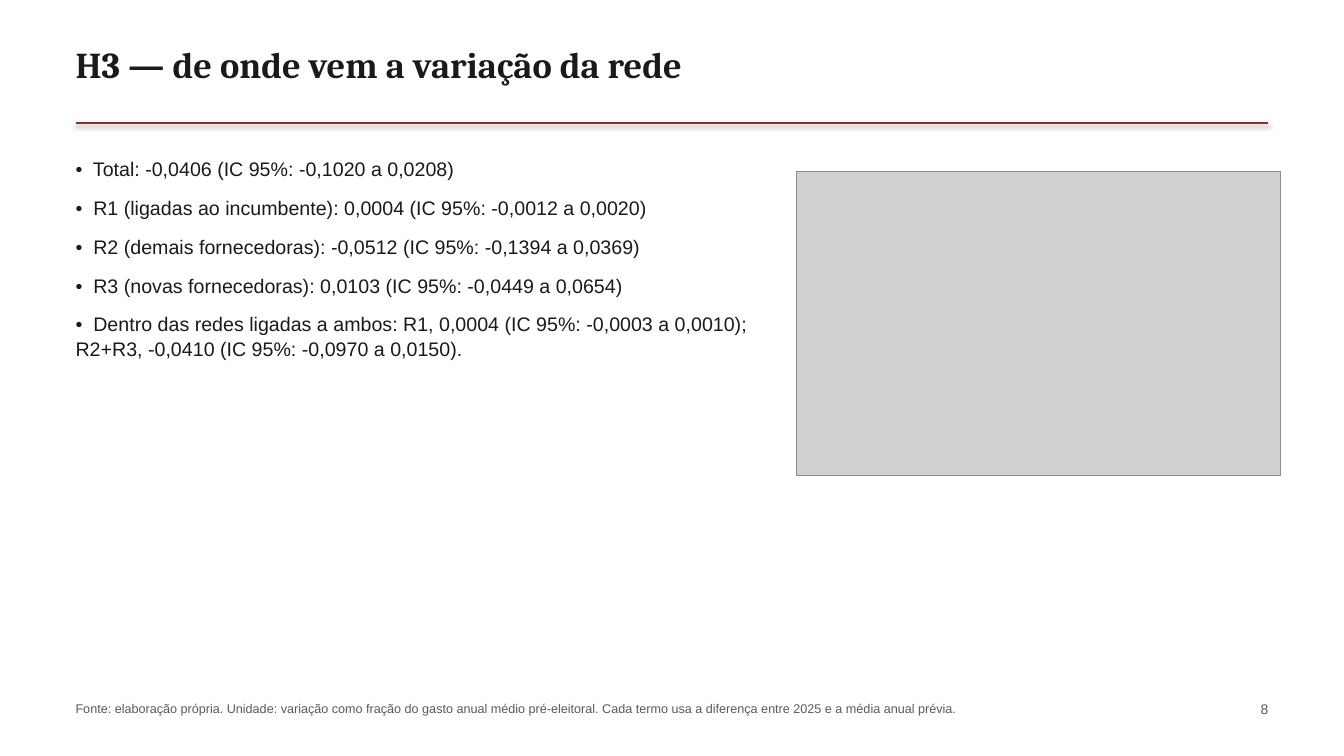
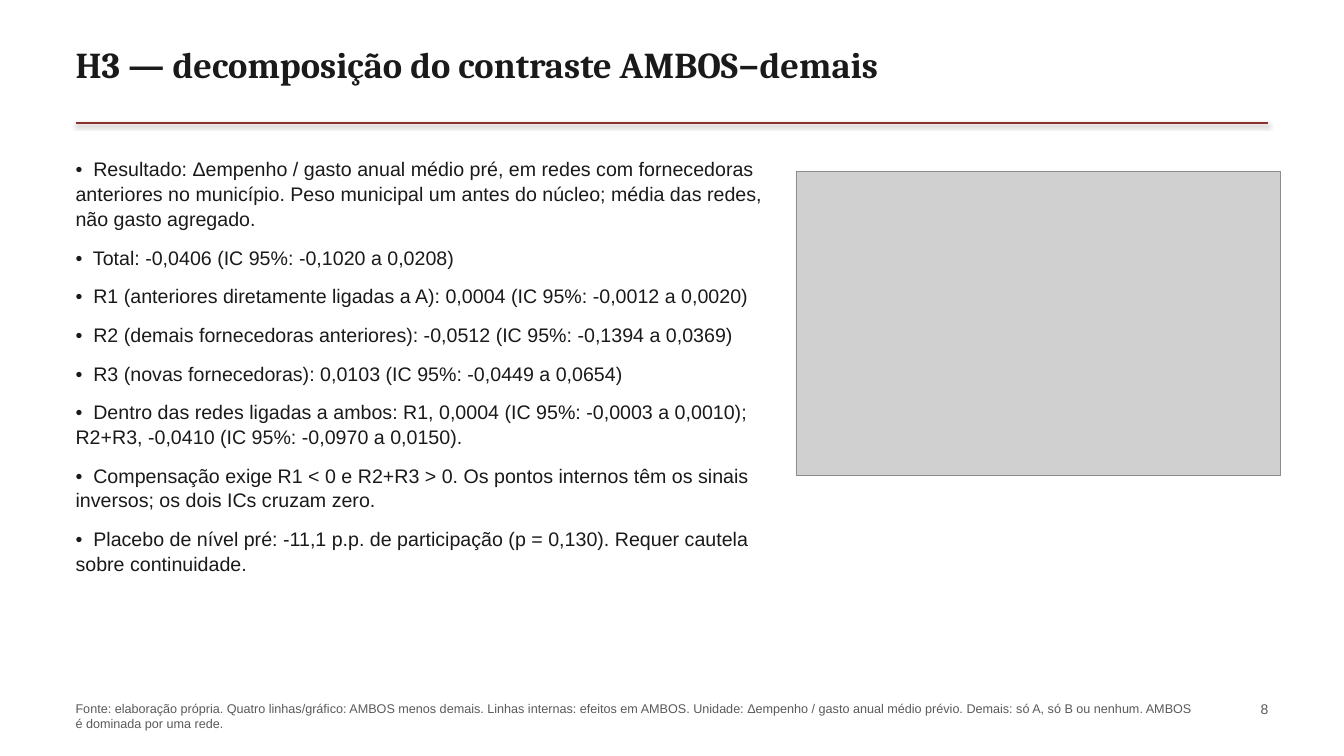
Before and after one commit to rafaelt0/redes-economicas-e-sociais-2, a slide deck: slide 8 of output/deck.pptx. Drawn at 1344x756 pixels with LibreOffice and Linux fonts; fonts in the diff are those of the drawing; grey boxes stand for pictures. Boxes give left, top, right and bottom in pixels: in the first picture for what was removed or moved away, otherwise in the second. Text is boxed around its words. In the diff, an @@ line names an element or a change of style, - is before the commit and + after.

Commit message:
docs: alinhar a entrega às auditorias e aos pareceres finais

```diff
--- a/output/deck.pptx
+++ b/output/deck.pptx
@@ text at box(76, 52, 878, 86): text changed @@
-H3 — de onde vem a variação da rede
+H3 — decomposição do contraste AMBOS−demais
@@ text at box(76, 161, 762, 230): paragraph added @@
+• Resultado: Δempenho / gasto anual médio pré, em redes com fornecedoras anteriores no município. Peso municipal um antes do núcleo; média das redes, não gasto agregado.
@@ text at box(93, 288, 748, 346): text changed @@
-• R1 (ligadas ao incumbente): 0,0004 (IC 95%: -0,0012 a 0,0020)
-• R2 (demais fornecedoras): -0,0512 (IC 95%: -0,1394 a 0,0369)
+• R1 (anteriores diretamente ligadas a A): 0,0004 (IC 95%: -0,0012 a 0,0020)
+• R2 (demais fornecedoras anteriores): -0,0512 (IC 95%: -0,1394 a 0,0369)
@@ text at box(76, 468, 748, 572): paragraphs added @@
+• Compensação exige R1 < 0 e R2+R3 > 0. Os pontos internos têm os sinais inversos; os dois ICs cruzam zero.
+• Placebo de nível pré: -11,1 p.p. de participação (p = 0,130). Requer cautela sobre continuidade.
@@ text at box(76, 703, 1192, 731): text changed @@
-Fonte: elaboração própria. Unidade: variação como fração do gasto anual médio pré-eleitoral. Cada termo usa a diferença entre 2025 e a média anual prévia.
+Fonte: elaboração própria. Quatro linhas/gráfico: AMBOS menos demais. Linhas internas: efeitos em AMBOS. Unidade: Δempenho / gasto anual médio prévio. Demais: só A, só B ou nenhum. AMBOS é dominada por uma rede.
```
Also in this commit, not shown: 9 other slides changed, 13 other files.
